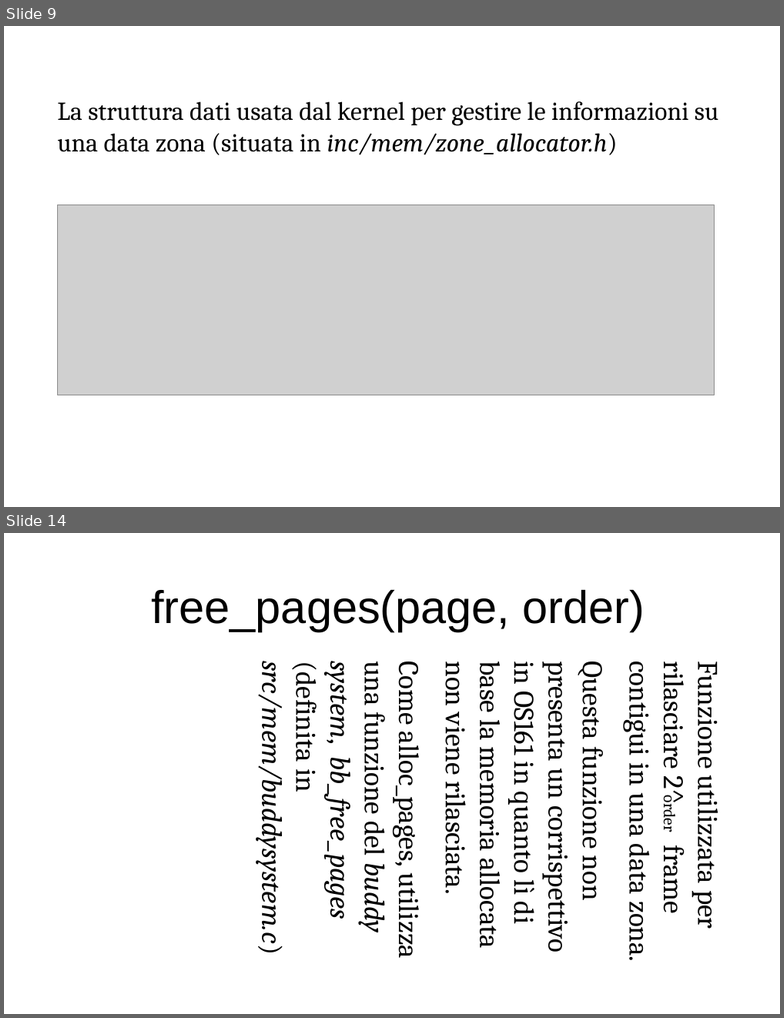
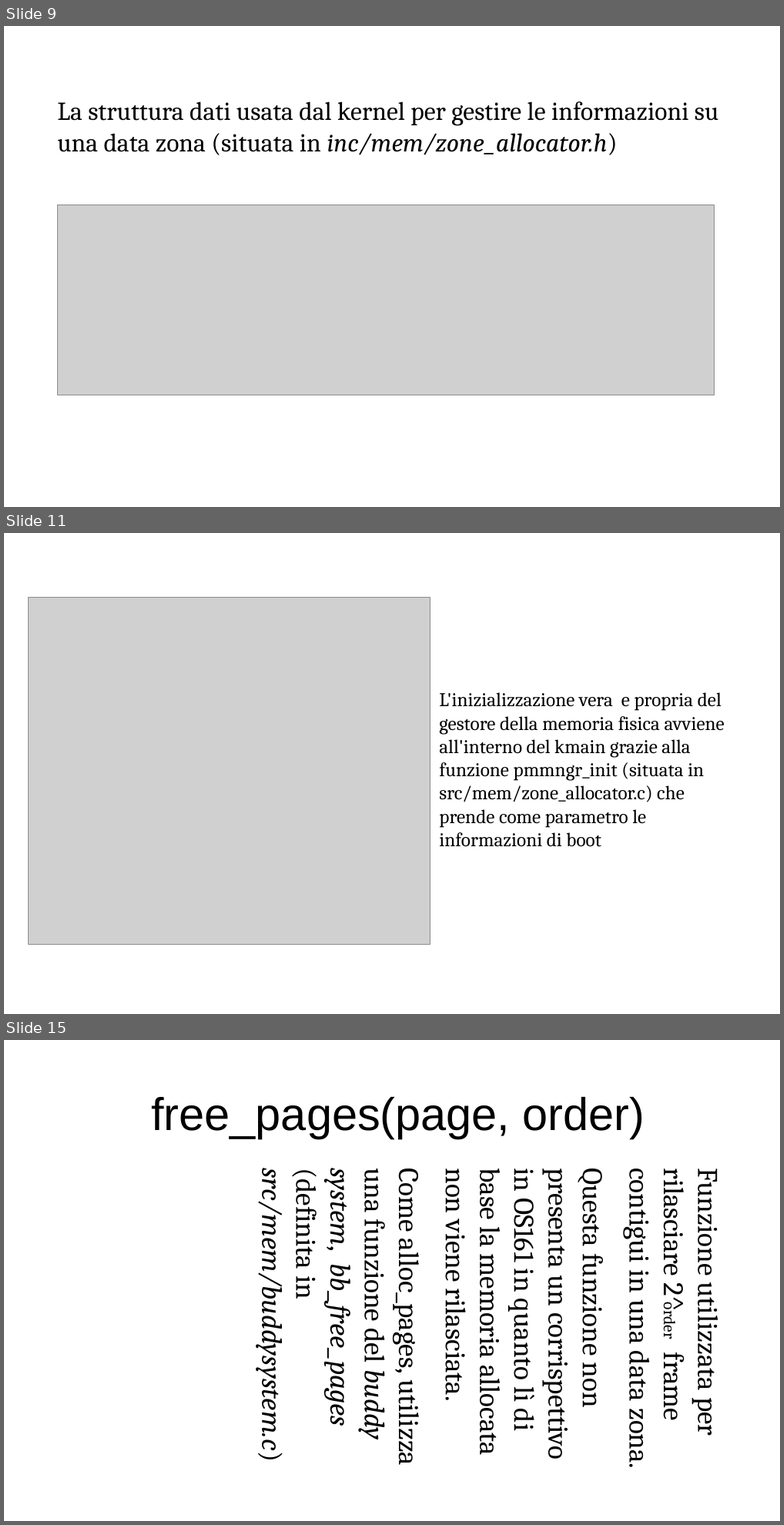
Before and after one commit to ProgrammazioneDiSistema2023-IA-ZZ/Group04, a slide deck: MentOS - Gestione Memoria.odp. Shown one above the other, each under a label of ours: slides 9 and 14 before the commit, slides 9, 11 and 15 after it; the slides between them are not shown. The pictures are 784x1018 and 784x1525 pixels, drawn with LibreOffice and Linux fonts; fonts in the diff are those of the drawing; grey boxes stand for pictures. Boxes give left, top, right and bottom in pixels: in the first picture for what was removed or moved away, otherwise in the second. Text is boxed around its words. In the diff, an @@ line names an element or a change of style, - is before the commit and + after.

Commit message:
Finita memoria fisica, aggiunto paging
Mancano Memory e segment descriptor

```diff
--- a/MentOS - Gestione Memoria.odp
+++ b/MentOS - Gestione Memoria.odp
@@ slide 11 added at (x1=4, y1=533, x2=780, y2=1014), background #FFFFFF @@
@@ picture added at (x1=29, y1=597, x2=431, y2=944) @@
@@ text added at (x1=439, y1=692, x2=725, y2=847), 24 pt, text #000000 @@
+L'inizializzazione vera e propria del gestore della memoria fisica avviene all'interno del kmain grazie alla funzione pmmngr_init (situata in src/mem/zone_allocator.c) che prende come parametro le informazioni di boot
@@ what was slide 14 is now slide 15 @@
```
Also in this commit, not shown: 5 slides changed, 13 other slides added, 3 slides removed.
